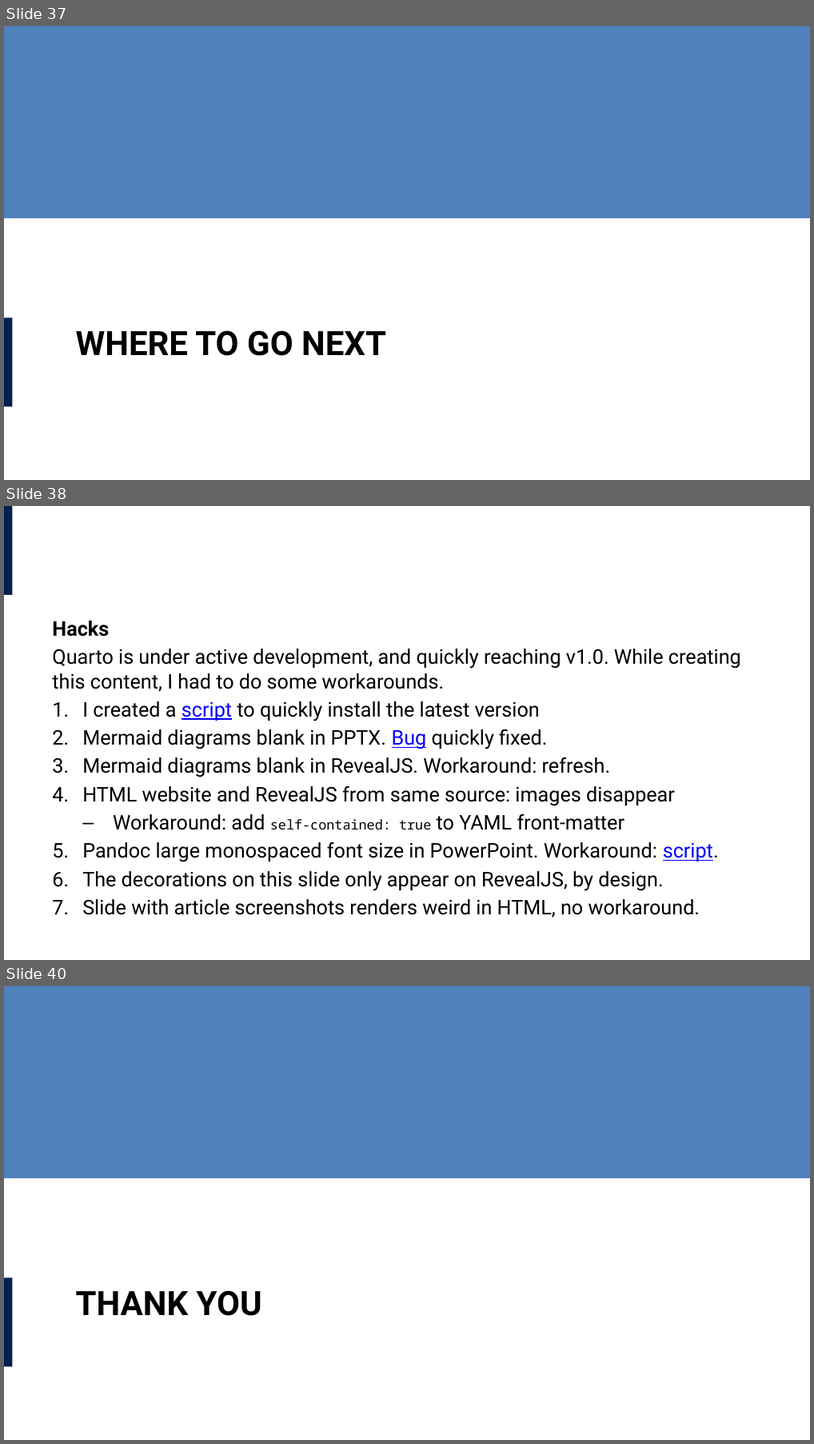
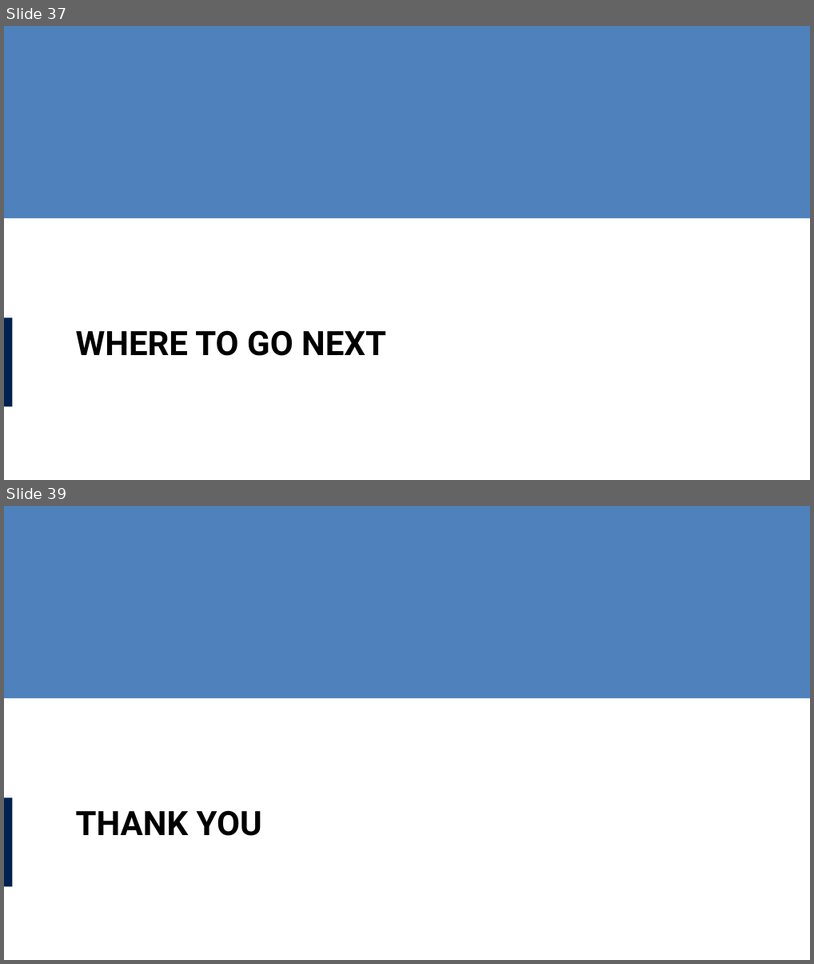
Before and after one commit to lucas-a-meyer/using-quarto, a slide deck: docs/presentation.pptx. Shown one above the other, each under a label of ours: slides 37, 38 and 40 before the commit, slides 37 and 39 after it; the slides between them are not shown. The pictures are 814x1444 and 814x964 pixels, drawn with LibreOffice and Linux fonts; fonts in the diff are those of the drawing. Boxes give left, top, right and bottom in pixels: in the first picture for what was removed or moved away, otherwise in the second. Text is boxed around its words. In the diff, an @@ line names an element or a change of style, - is before the commit and + after.

```diff
--- a/docs/presentation.pptx
+++ b/docs/presentation.pptx
@@ slide 38 removed at bbox=[4, 506, 810, 960], background #FFFFFF @@
@@ rectangle removed at bbox=[4, 506, 12, 595] @@
@@ text removed at bbox=[52, 620, 742, 917] @@
-Hacks
-Quarto is under active development, and quickly reaching v1.0. While creating this content, I had to do some workarounds.
-1. I created a script to quickly install the latest version
-2. Mermaid diagrams blank in PPTX. Bug quickly fixed.
-3. Mermaid diagrams blank in RevealJS. Workaround: refresh.
-4. HTML website and RevealJS from same source: images disappear
-  – Workaround: add self-contained: true to YAML front-matter
-5. Pandoc large monospaced font size in PowerPoint. Workaround: script.
-6. The decorations on this slide only appear on RevealJS, by design.
-7. Slide with article screenshots renders weird in HTML, no workaround.
@@ what was slide 40 is now slide 39 @@
```
Also in this commit, not shown: 1 slide changed, 10 other files.
